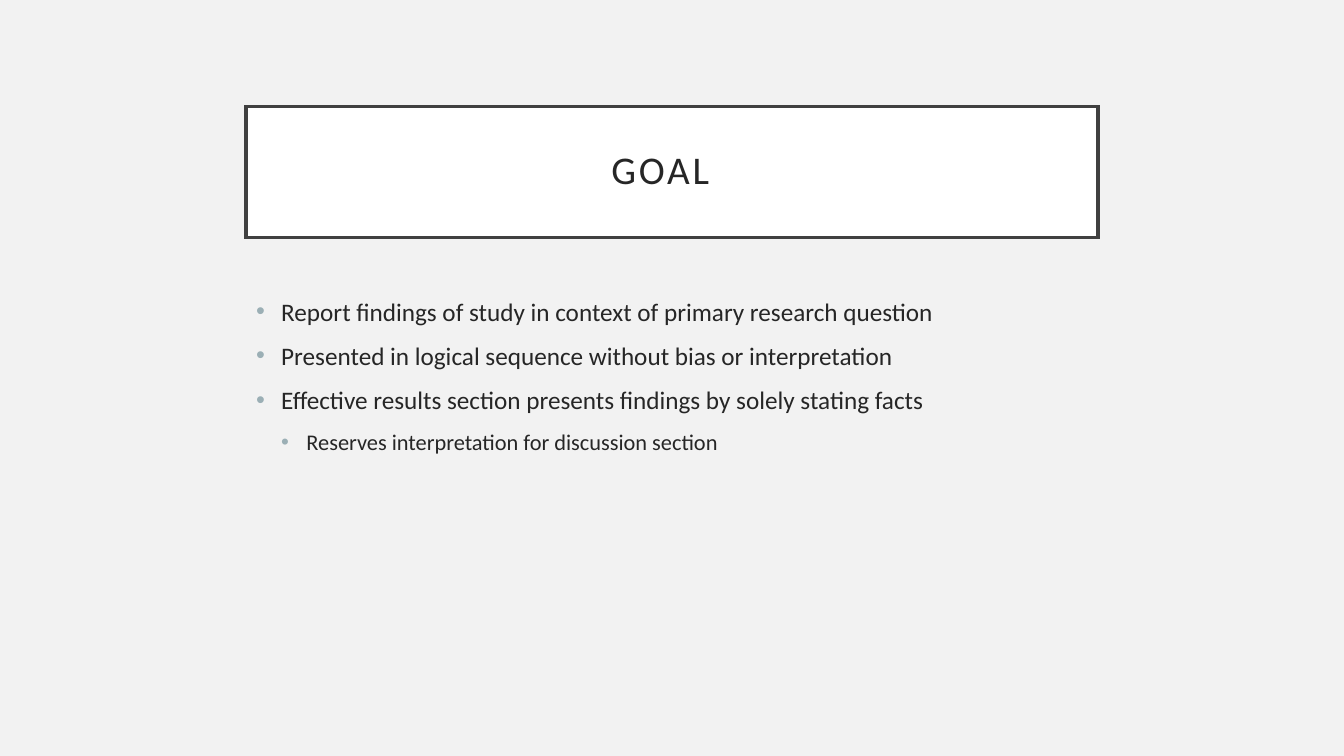
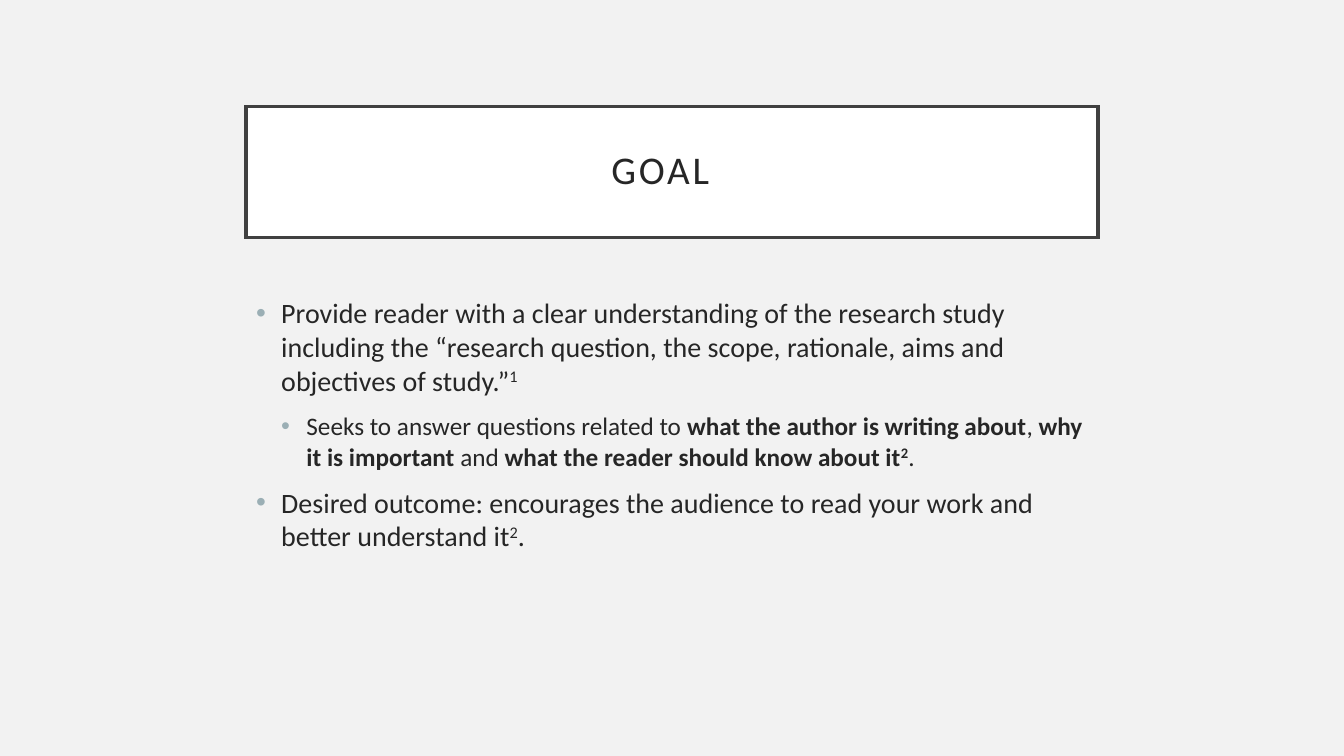
Before and after one commit to ayishat6/Phenols-Analysis, a slide deck: slide 2 of Meeting Notes/Introduction.pptx. Drawn at 1344x756 pixels with LibreOffice and Linux fonts; fonts in the diff are those of the drawing. Boxes give left, top, right and bottom in pixels: in the first picture for what was removed or moved away, otherwise in the second. Text is boxed around its words. In the diff, an @@ line names an element or a change of style, - is before the commit and + after.

```diff
--- a/Meeting Notes/Introduction.pptx
+++ b/Meeting Notes/Introduction.pptx
@@ text at [281, 303, 1083, 546]: text changed; size 18 to 20 pt @@
-• Report findings of study in context of primary research question
-• Presented in logical sequence without bias or interpretation
-• Effective results section presents findings by solely stating facts
-  • Reserves interpretation for discussion section
+• Provide reader with a clear understanding of the research study including the “research question, the scope, rationale, aims and objectives of study.”1
+  • Seeks to answer questions related to what the author is writing about, why it is important and what the reader should know about it2.
+• Desired outcome: encourages the audience to read your work and better understand it2.
```
Also in this commit, not shown: 2 other slides changed, 9 slides added, 11 slides removed, 3 other files.
